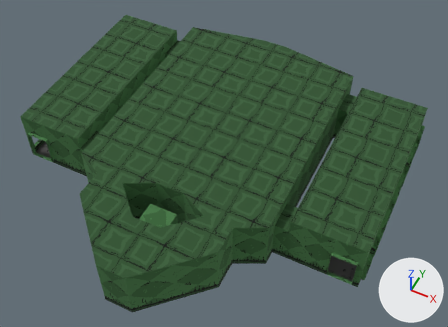
The glTF model level1.glb: old version first, new version second.
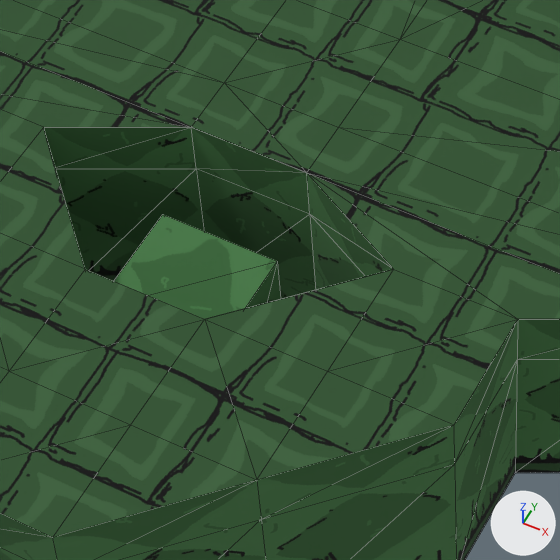
Each version is shown whole from a 50 mm lens placed at (14.59, -15.4, 35.12), pointed at (1.33, 11.13, 1.97), then close up on the part from 25% to 54% of the width and 47% to 87% of the height. Lighting does not change. The marker at lower right points along +X, +Y and +Z. The close-ups show mesh edges as thin lines. Vertices at the same position are counted once.

Names of what the first close-up shows: 'everything-col', 'wall-col'.
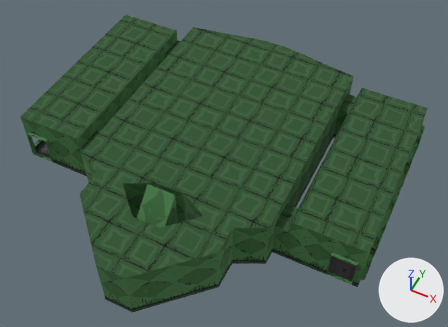
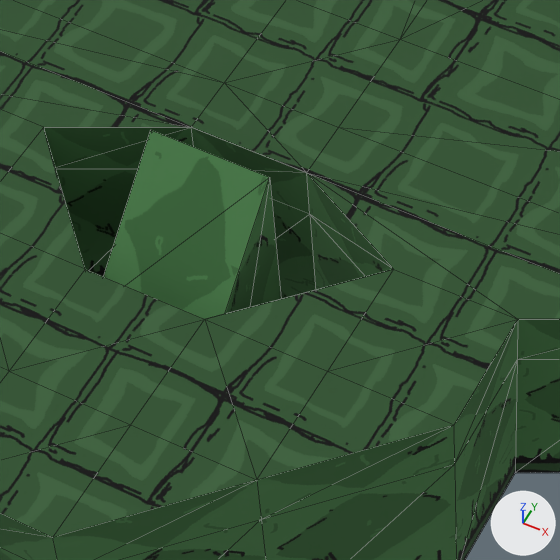
Where the change shows, as pixel boxes (x1, y1, x2, y2) in the close-ups (560 x 560 px; the box of a moved part takes in the faces that stretch with it):
part 1 of me_plane, moved or reshaped
    before: (114, 215, 281, 319)
    after: (104, 130, 281, 319)

Patch to the scene script:
```diff
--- a/level1.glb.py
+++ b/level1.glb.py
@@ me_plane @@
 me_plane.from_pydata(...)  # 308 vertices, 468 faces; spans x -13.2..13.2, y -1.0..23.2, z 0.0..4.0
 # used by ob_wall_col; location = (0.0, 0.0, 0.0)
-me_plane.vertices[98].co = (-1.0, 5.0, 3.0)  # pixel (162, 214)
-me_plane.vertices[99].co = (1.0, 5.0, 3.0)  # pixel (277, 261)
+# me_plane part 1
+me_plane.vertices[98].co = (-1.0, 5.0, 5.0)  # pixel (150, 129)
+me_plane.vertices[99].co = (1.0, 5.0, 5.0)  # pixel (269, 177)
 me_plane.materials.append(mat_level_one_wall)
```
